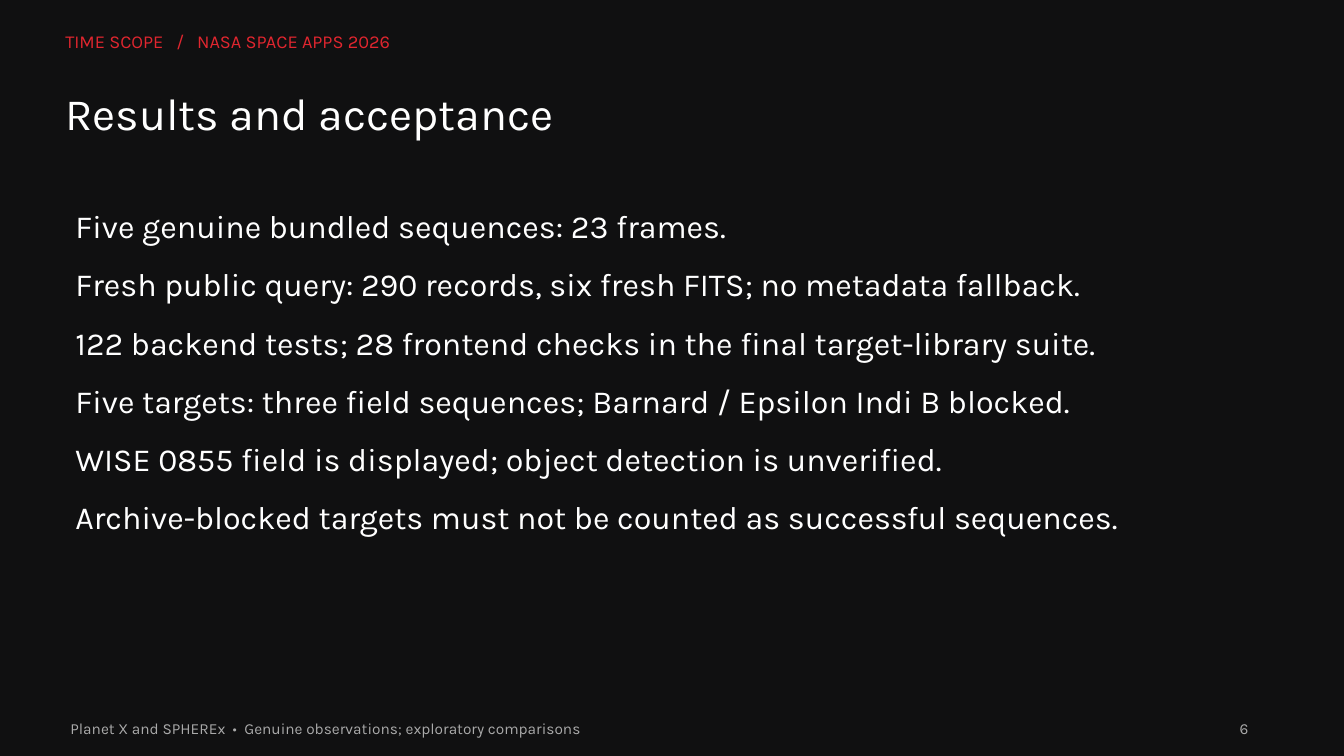
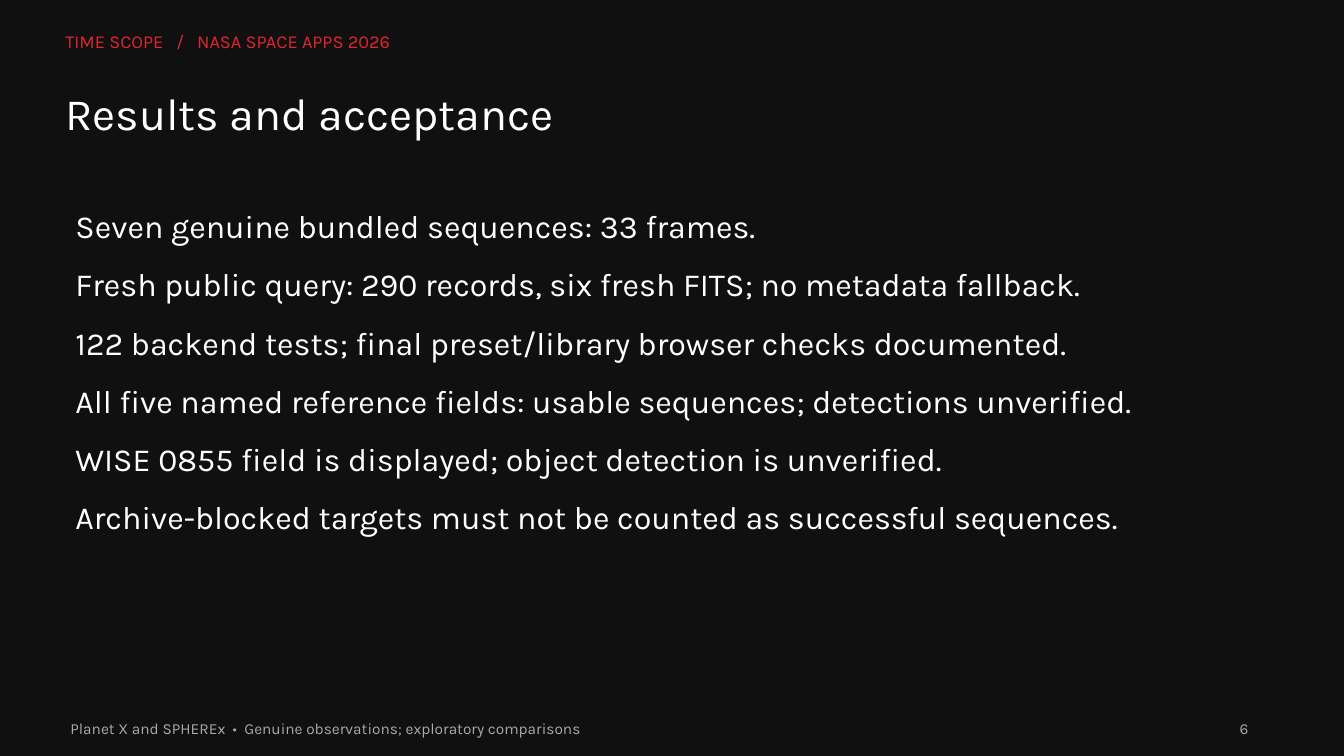
Before and after one commit to MohnishDhangar/TimeScope, a slide deck: slide 6 of submission/TimeScope-presentation.pptx. Drawn at 1344x756 pixels with LibreOffice and Linux fonts; fonts in the diff are those of the drawing. Boxes give left, top, right and bottom in pixels: in the first picture for what was removed or moved away, otherwise in the second. Text is boxed around its words. In the diff, an @@ line names an element or a change of style, - is before the commit and + after.

Commit message:
Complete five target reference-field bundles and coordinate presets
Preserve user-created genuine Barnard and Epsilon Indi B sequences with epoch, FOV and partial-result caveats. Add a compact verified target selector and separate explicit bundled-open action. Seven bundles, 33 frames; no target detection or measured motion claims.

Validation: 122 backend tests, 31 frontend checks, production build and lint passed.

```diff
--- a/submission/TimeScope-presentation.pptx
+++ b/submission/TimeScope-presentation.pptx
@@ text at [75,216,756,246]: text changed @@
-Five genuine bundled sequences: 23 frames.
+Seven genuine bundled sequences: 33 frames.
@@ text at [75,331,1131,421]: text changed @@
-122 backend tests; 28 frontend checks in the final target-library suite.
-Five targets: three field sequences; Barnard / Epsilon Indi B blocked.
+122 backend tests; final preset/library browser checks documented.
+All five named reference fields: usable sequences; detections unverified.
```
Also in this commit, not shown: 23 other files.
